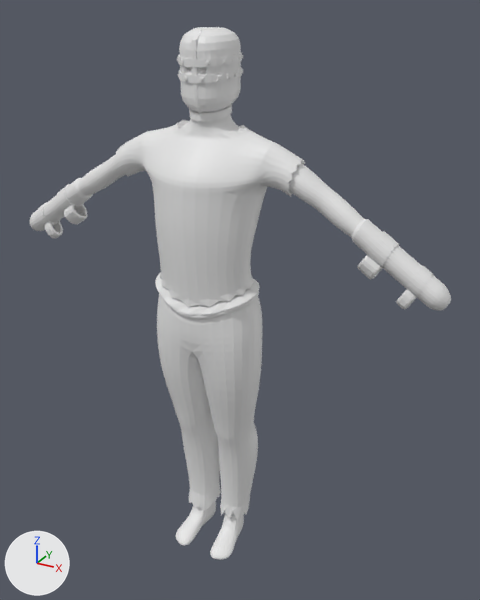
A saved change to the Blender file ArtSharing/Character/prisoner.blend.
Both versions are drawn from a 50 mm camera at (1.141, -1.85, 2.015) aimed at (0.076, 0.086, 1.047). Arrows for +X, +Y and +Z are at lower left; the lights stay in place.

Objects in the first picture: 'Human'.
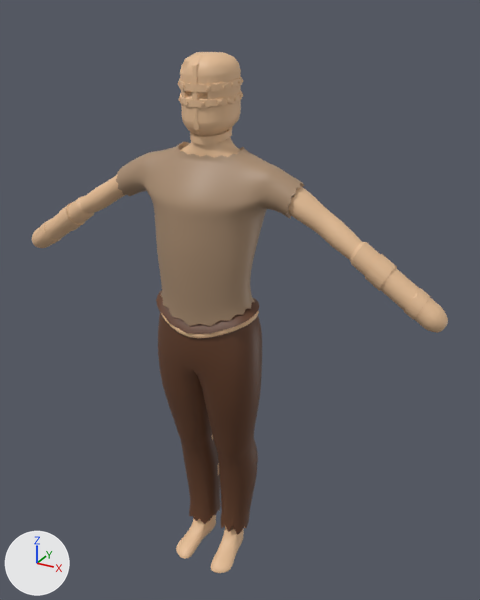
Where the change shows, as pixel boxes (x1, y1, x2, y2) in the pictures (480 x 600 px; the box of a moved part takes in the faces that stretch with it):
'Human', reshaped, moved
    before: (30, 27, 451, 559)
    after: (32, 52, 448, 573)
part 1 of me_cube, cut back
    before: (37, 202, 87, 238)
    after: (39, 220, 49, 241)
part 2 of me_cube, cut back
    before: (357, 255, 433, 309)
    after: (413, 288, 430, 307)
part 3 of me_cube, moved or reshaped
    before: (179, 35, 242, 91)
    after: (180, 60, 242, 108)
part 4 of me_cube, recoloured (grey to beige)
    before: (30, 27, 451, 559)
    after: (32, 52, 448, 573)
part 5 of me_cube, recoloured (grey to brown)
    before: (114, 120, 305, 307)
    after: (116, 142, 305, 326)
part 6 of me_cube, recoloured (grey to brown)
    before: (155, 272, 262, 521)
    after: (156, 290, 262, 535)

The change in detail:
Material 'shirt' (mat_shirt) is new.
Its base color is (0.399, 0.265, 0.164) (beige #a98d71).
Material 'skin' (mat_skin) is new.
Its base color is (0.8, 0.52, 0.304) (beige #e7bf96).
Material 'pants' (mat_pants) is new.
Its base color is (0.119, 0.0449, 0.0185) (brown #613c25).
me_cube is used by ob_human; location (0.008, 0.0, 1.112); rotation (0.0, 0.0, -1.571), in degrees (0, 0, -90).
me_cube had 6957 vertices, 6879 faces, 2 loose edges and spanned x -0.13..0.15, y -0.83..0.81, z -1.11..0.85.
me_cube now has 6669 vertices, 6566 faces, 2 loose edges and spans x -0.13..0.15, y -0.83..0.81, z -1.11..0.85.
me_cube part 1: 5 vertices moved from x -0.05..0.04, y -0.76..-0.72, z 0.14..0.21 to x -0.05..0.04, y -0.76..-0.73, z 0.15..0.2; 144 vertices removed from x -0.03..0.05, y -0.73..-0.55, z 0.07..0.22.
me_cube part 2: 3 vertices moved from x -0.05..0.03, y 0.71..0.75, z 0.18..0.2 to x -0.05..0.03, y 0.72..0.74, z 0.17..0.2; 144 vertices removed from x -0.03..0.05, y 0.53..0.72, z 0.07..0.22.
me_cube part 3: 6 vertices moved from x -0.06..0.05, y -0.07..0.09, z 0.73..0.81 to x -0.06..0.05, y -0.06..0.09, z 0.73..0.82; 5 vertices removed from x -0.06..0.06, y -0.04..0.09, z 0.69..0.75; 5 vertices added at x -0.06..0.06, y -0.05..0.09, z 0.7..0.76.
me_cube part 4: 3886 faces spanning x -0.12..0.14, y -0.83..0.81, z -1.11..0.85 switch from no material to mat_skin (beige #e7bf96).
me_cube part 5: 1224 faces spanning x -0.12..0.15, y -0.36..0.32, z -0.02..0.56 switch from no material to mat_shirt (beige #a98d71).
me_cube part 6: 1420 faces spanning x -0.13..0.15, y -0.21..0.19, z -1.01..0.06 switch from no material to mat_pants (brown #613c25).
Object 'Human' (ob_human) moves from (0.008, 0.0, 1.112) to (0.008, 0.0, 1.04).
